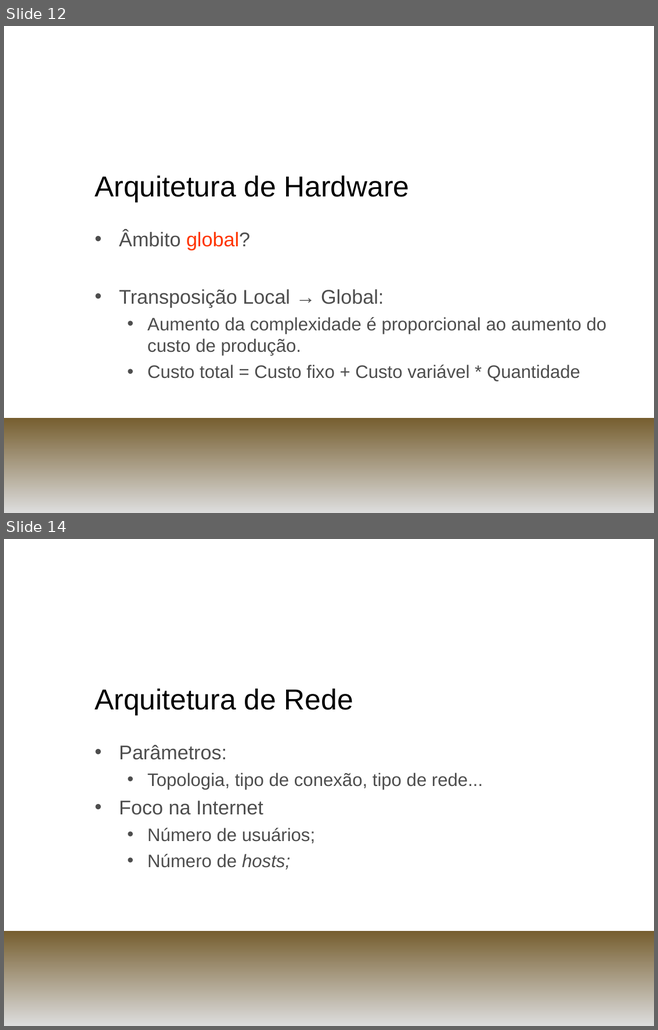
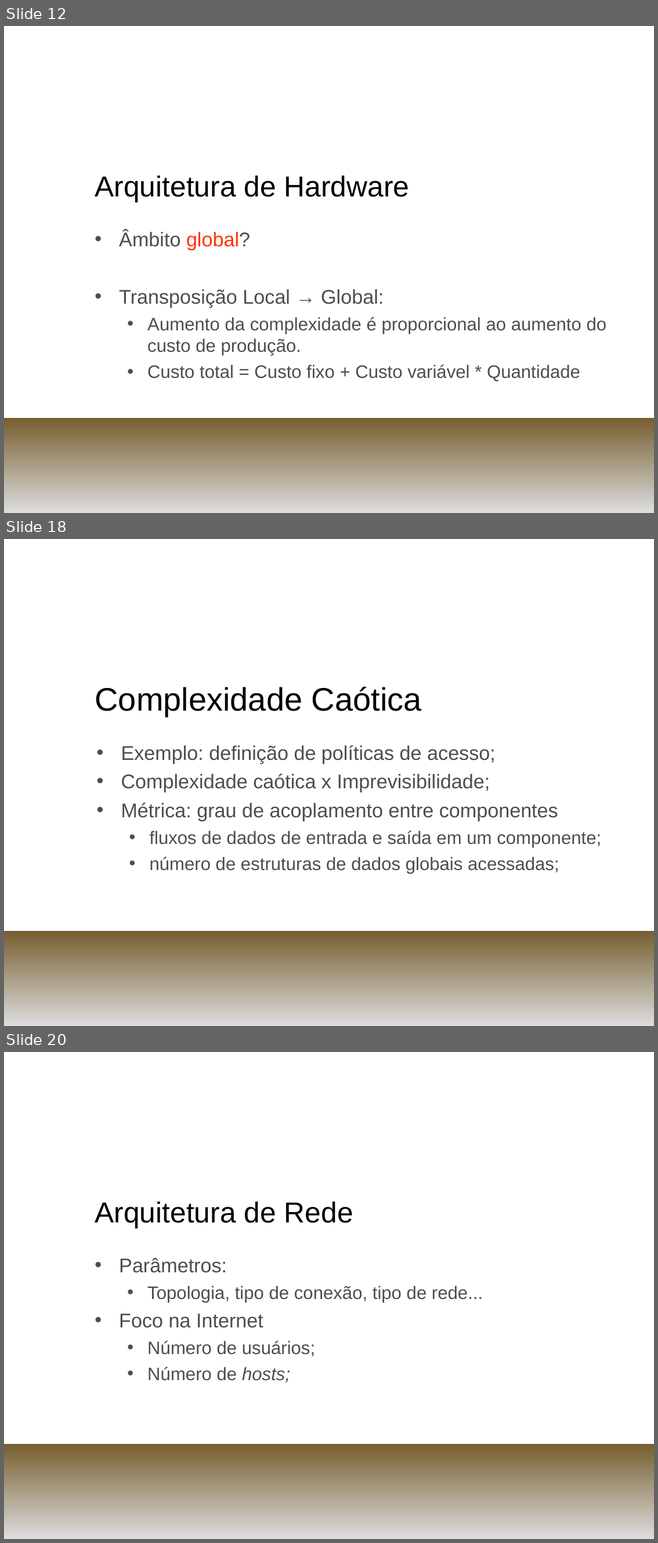
Before and after one commit to henriquekano/horie-dev, a slide deck: trunk/Documents/PCS 2058 - Engenharia de Informação/Systems Complexity/parv.ppt. Shown one above the other, each under a label of ours: slides 12 and 14 before the commit, slides 12, 18 and 20 after it; the slides between them are not shown. The pictures are 658x1030 and 658x1543 pixels, drawn with LibreOffice and Linux fonts; fonts in the diff are those of the drawing; background and template pictures are left out. Boxes give left, top, right and bottom in pixels: in the first picture for what was removed or moved away, otherwise in the second. Text is boxed around its words. In the diff, an @@ line names an element or a change of style, - is before the commit and + after.

```diff
--- a/trunk/Documents/PCS 2058 - Engenharia de Informação/Systems Complexity/parv.ppt
+++ b/trunk/Documents/PCS 2058 - Engenharia de Informação/Systems Complexity/parv.ppt
@@ slide 18 added at box(4, 539, 654, 1026), background picture (left out); not listed: 1 template element that a slide beside it also shows @@
@@ title added at box(94, 686, 422, 716), 36 pt, text #000000 @@
+Complexidade Caótica
@@ text added at box(121, 745, 601, 874), 22 pt, text #4D4D4D @@
+• Exemplo: definição de políticas de acesso;
+• Complexidade caótica x Imprevisibilidade;
+• Métrica: grau de acoplamento entre componentes
+  • fluxos de dados de entrada e saída em um componente;
+  • número de estruturas de dados globais acessadas;
@@ what was slide 14 is now slide 20 @@
```
Also in this commit, not shown: 6 other slides added, 1 slide removed.
